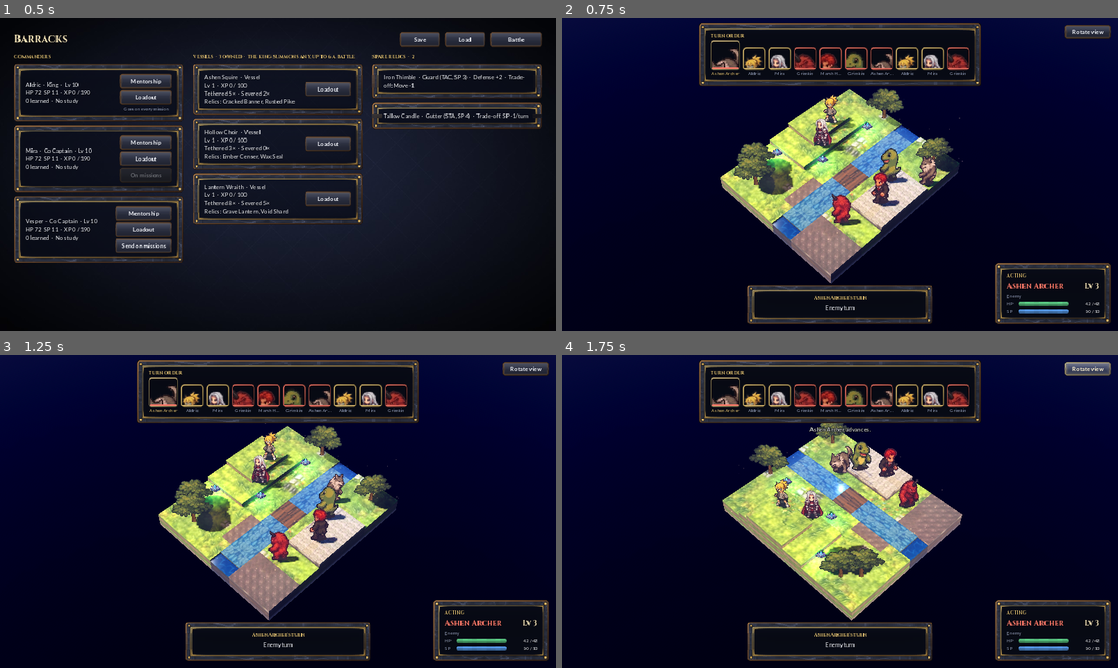
Above: before the commit, frames 1-4 (two rows, left to right).
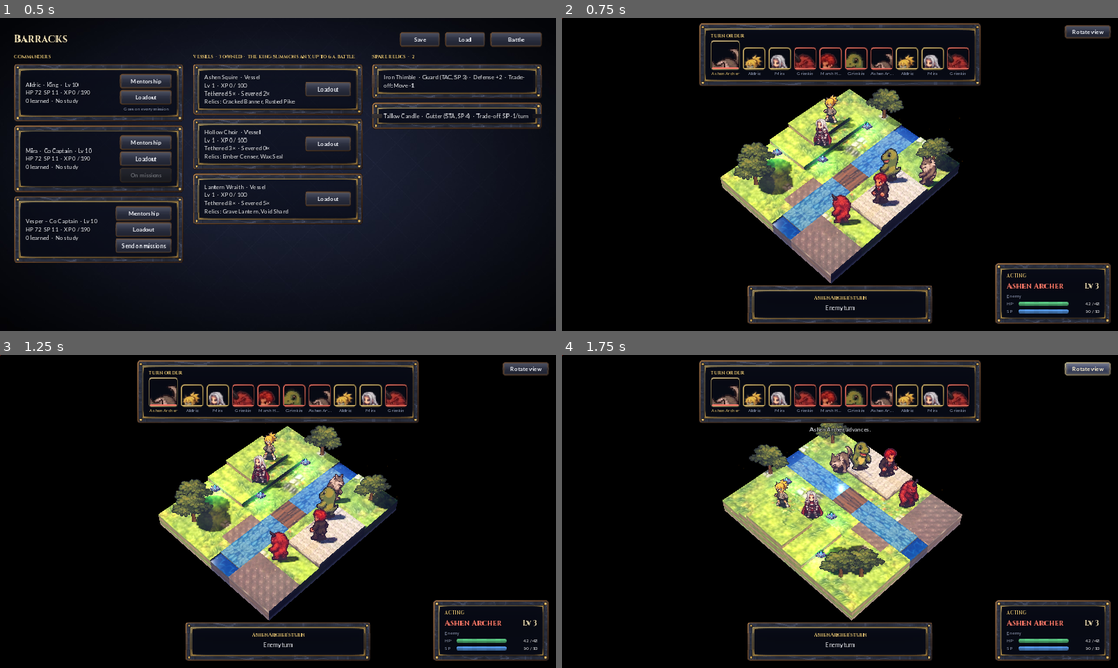
Above: after the commit, the same moments.

Repository: JoelsCodes/Tactics-game
Game: Godot game, scene res://scenes/barracks.tscn
Two runs of this game, one before a commit and one after it. Both use one fixed random seed, a clock stepped at 60 frames per second and the inputs below.
Inputs:
- Up to frame 1 (0.5 s): no input
- Up to frame 2 (0.75 s): click "Battle" at 0.5 s
- Up to frame 3 (1.25 s): no input
- Up to frame 4 (1.75 s): click "Rotate view" at 1.25 s

Frame 1 is identical in both runs. In frame 2, 52% of the frame differs, in the area x 0-100%, y 0-100%; in frame 3, 52%; in frame 4, 52%.

Commit message:
Radial twilight backdrop by default; god-rays off (maps may opt in); stone HUD stays
Co-Authored-By: Claude Opus 5.5 <noreply@anthropic.com>
Claude-Session: https://claude.ai/code/session_01UHqCe3Atfdf2Td9hbtNQLv

Diff:
--- a/godot/scripts/stage/board_3d.gd
+++ b/godot/scripts/stage/board_3d.gd
@@ -20,8 +20,8 @@
 const TEX := 96.0
 const DEFAULT_GRADE := "natural"  ## true colors, dramatic contrast (maps may ask for "sepia" or "golden")
 const DEFAULT_HAZE := "light"  ## maps may ask for "heavy"
-const DEFAULT_BACKDROP := "sky"  ## "sky" (the procedural sky gradient) or "radial" (twilight glow behind the board)
-const DEFAULT_GOD_RAYS := false  ## ground texture pixels per tile (as in 2D)
+const DEFAULT_BACKDROP := "radial"  ## "radial" (twilight glow behind the board) or "sky" (the procedural sky gradient)
+const DEFAULT_GOD_RAYS := false  ## light shafts off unless a map asks for them
 
 var map: Dictionary
 var cam: Camera3D
--- a/godot/tests/check.gd
+++ b/godot/tests/check.gd
@@ -73,6 +73,7 @@
 	ok(dio.screen_dir(Vector2i(1, 0)).x > 0 and dio.screen_dir(Vector2i(1, 0)).y > 0 or dio.rot != 0, "rot 0: grid +x runs to the lower right")
 	ok(u.position.is_equal_approx(Vector3(0.5, 2 * Board3D.LEVEL, 3.5)), "a unit stands on its block's top (level 2)")
 	ok(dio.env.adjustment_color_correction == null and is_equal_approx(dio.env.volumetric_fog_density, 0.003), "default map: natural grade, light haze")
+	ok(dio.sky.sky_material is ShaderMaterial and not dio.shafts[0].visible, "default map: radial twilight backdrop, no god-rays")
 	var moody := Terrain.load_map("res://samples/demo_battlefield.json")
 	moody["grade"] = "sepia"
 	moody["haze"] = "heavy"
Not shown, changed: godot/README.md
